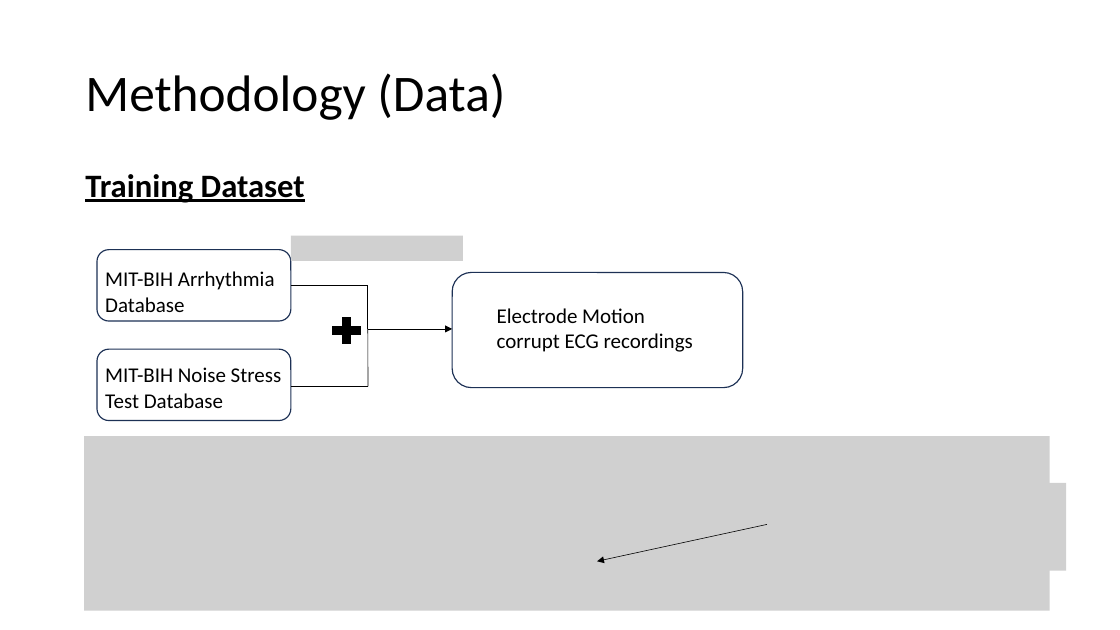
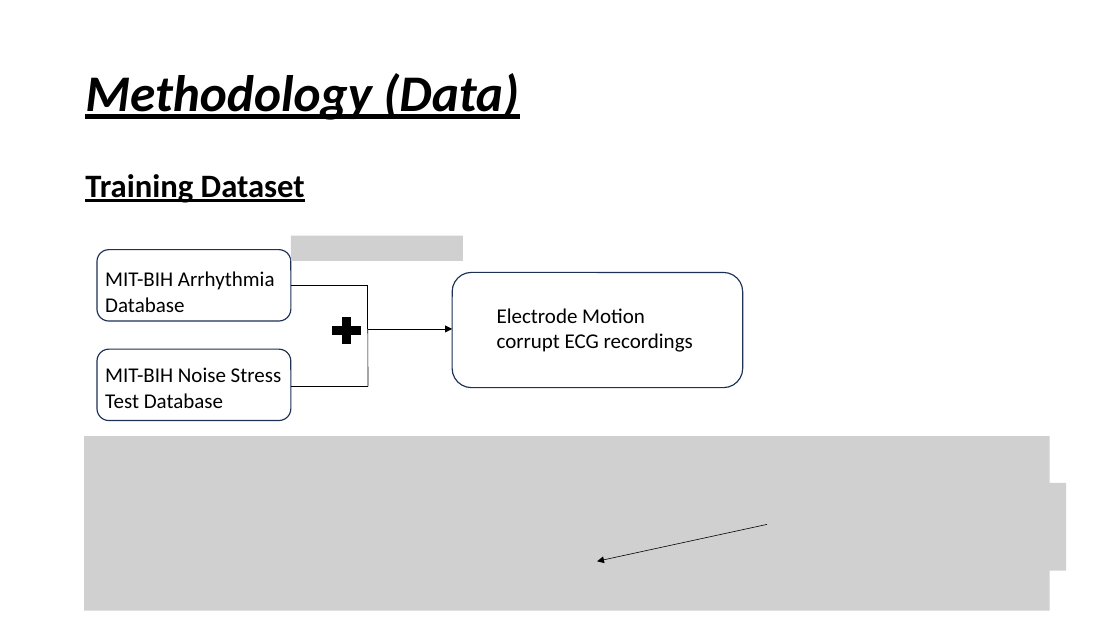
Before and after one commit to ben120-web/MSc-Project, a slide deck: slide 8 of Electrode Motion Denoising/reports/DeepLearningElectrodeMotionRemoval.pptx. Drawn at 1120x630 pixels with LibreOffice and Linux fonts; fonts in the diff are those of the drawing; grey boxes stand for pictures. Boxes give left, top, right and bottom in pixels: in the first picture for what was removed or moved away, otherwise in the second. Text is boxed around its words. In the diff, an @@ line names an element or a change of style, - is before the commit and + after.

```diff
--- a/Electrode Motion Denoising/reports/DeepLearningElectrodeMotionRemoval.pptx
+++ b/Electrode Motion Denoising/reports/DeepLearningElectrodeMotionRemoval.pptx
@@ title "Methodology (Data)" at [85,73,519,120]: bold on, italic on, underline on @@
```
Also in this commit, not shown: 7 other slides changed.
